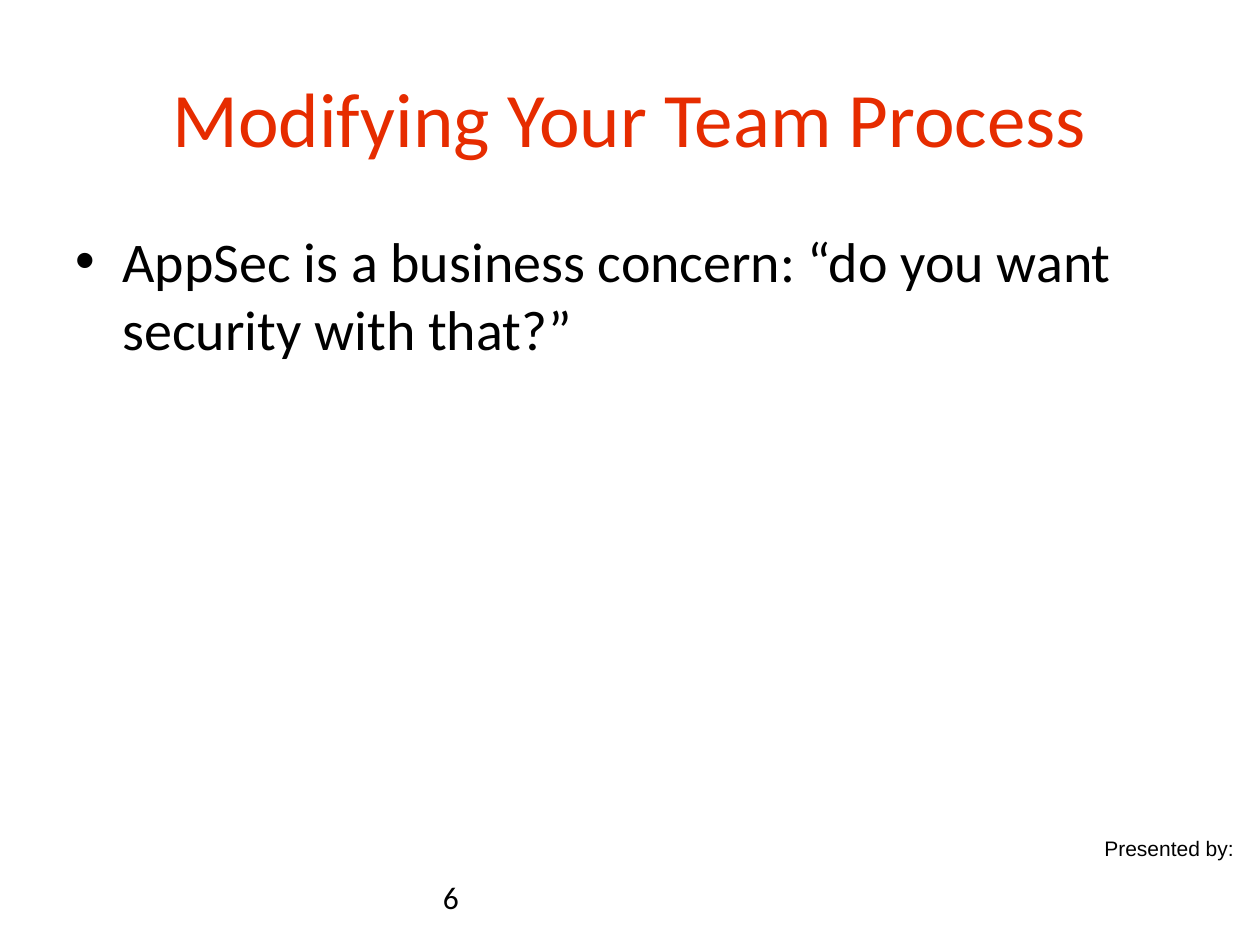
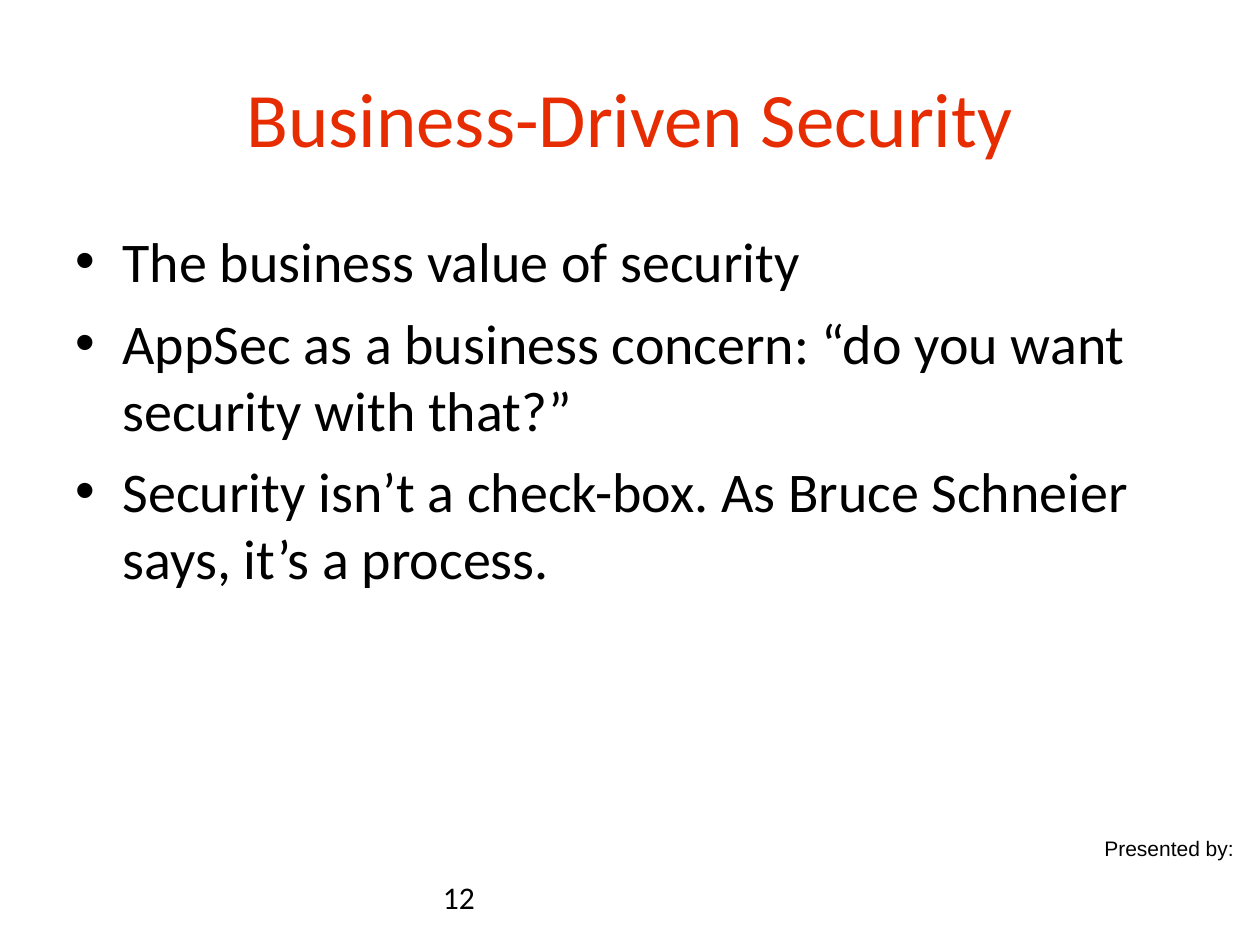
Before and after one commit to danielsomerfield/app-sec-presentation, a slide deck: slide 12 of AppSec Presentation Deck Day 5.ppt (slide 6 before the commit). Drawn at 1260x945 pixels with LibreOffice and Linux fonts; fonts in the diff are those of the drawing; background and template pictures are left out. Boxes give left, top, right and bottom in pixels: in the first picture for what was removed or moved away, otherwise in the second. Text is boxed around its words. In the diff, an @@ line names an element or a change of style, - is before the commit and + after.

```diff
--- a/AppSec Presentation Deck Day 5.ppt
+++ b/AppSec Presentation Deck Day 5.ppt
@@ title at (x1=246, y1=94, x2=1012, y2=160): text changed @@
-Modifying Your Team Process
+Business-Driven Security
@@ text at (x1=123, y1=243, x2=1128, y2=588): text changed @@
-• AppSec is a business concern: “do you want security with that?”
+• The business value of security
+• AppSec as a business concern: “do you want security with that?”
+• Security isn’t a check-box. As Bruce Schneier says, it’s a process.
@@ page number at (x1=443, y1=888, x2=475, y2=909): text changed @@
-6
+12
```
Also in this commit, not shown: 4 other slides changed, 13 slides added, 8 slides removed, 4 other files.
